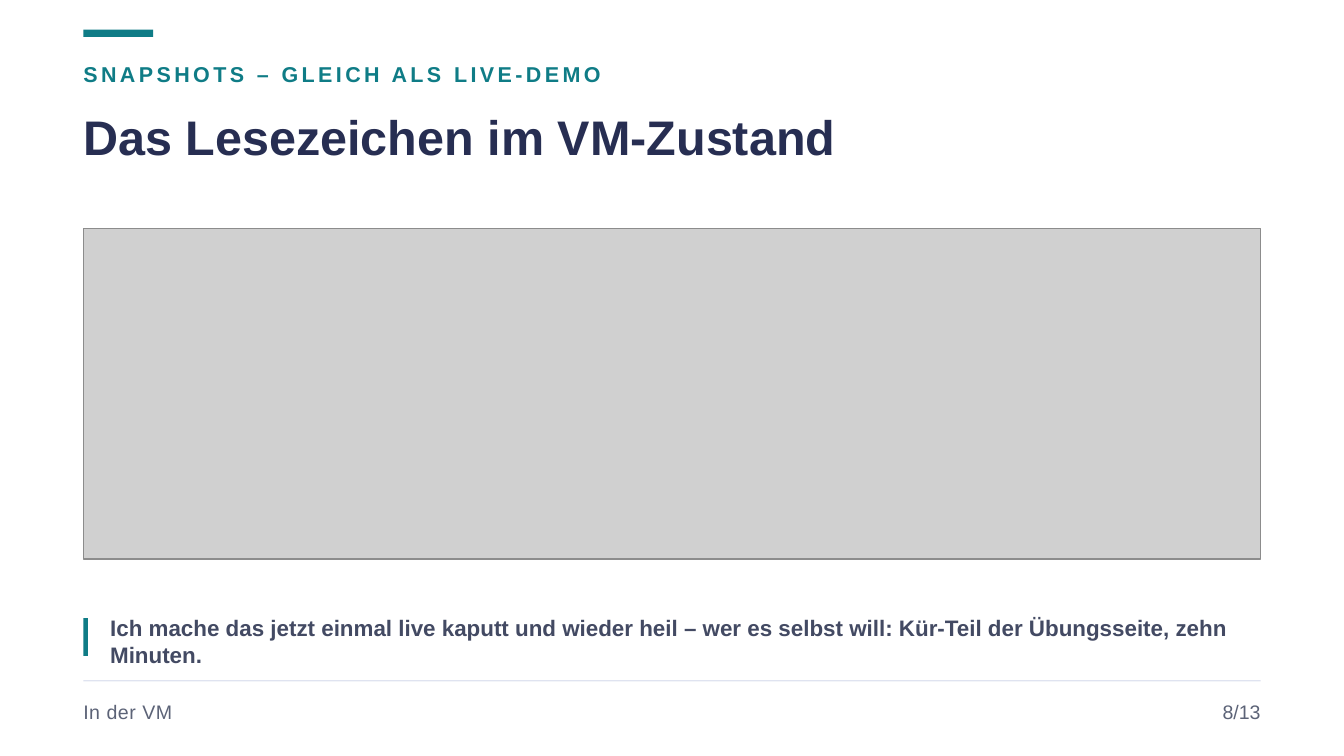
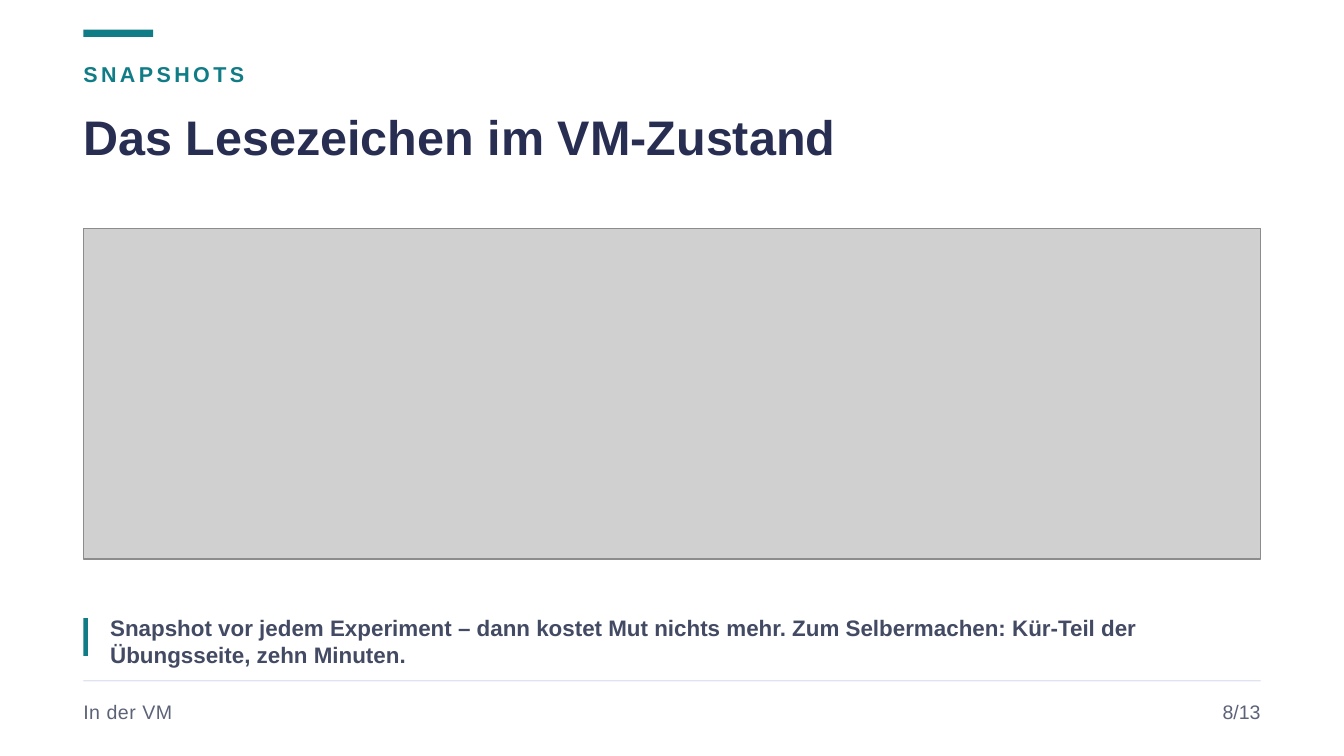
Before and after one commit to JacobMenge/kurs-unterlagen, a slide deck: slide 11 of folien/04-virtualisierung.pptx. Drawn at 1344x756 pixels with LibreOffice and Linux fonts; fonts in the diff are those of the drawing; grey boxes stand for pictures. Boxes give left, top, right and bottom in pixels: in the first picture for what was removed or moved away, otherwise in the second. Text is boxed around its words. In the diff, an @@ line names an element or a change of style, - is before the commit and + after.

```diff
--- a/folien/04-virtualisierung.pptx
+++ b/folien/04-virtualisierung.pptx
@@ text at (x1=83, y1=67, x2=244, y2=83): text changed @@
-SNAPSHOTS – GLEICH ALS LIVE-DEMO
+SNAPSHOTS
@@ text at (x1=110, y1=619, x2=1136, y2=668): text changed @@
-Ich mache das jetzt einmal live kaputt und wieder heil – wer es selbst will: Kür-Teil der Übungsseite, zehn Minuten.
+Snapshot vor jedem Experiment – dann kostet Mut nichts mehr. Zum Selbermachen: Kür-Teil der Übungsseite, zehn Minuten.
```
Also in this commit, not shown: 5 other slides changed, 1 other file.
